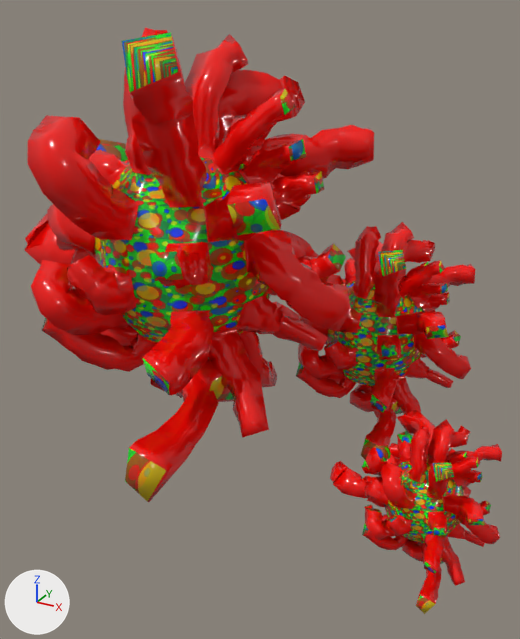
An edit to the glTF model assets/objects/Virus.gltf, drawn before and after from the same camera.
One viewpoint serves both versions: a camera (50 mm lens) standing at (1.008, -1.356, 1.487) and looking at (0.072, 0.346, 0.636). Lighting does not change. The marker at lower left points along +X, +Y and +Z.
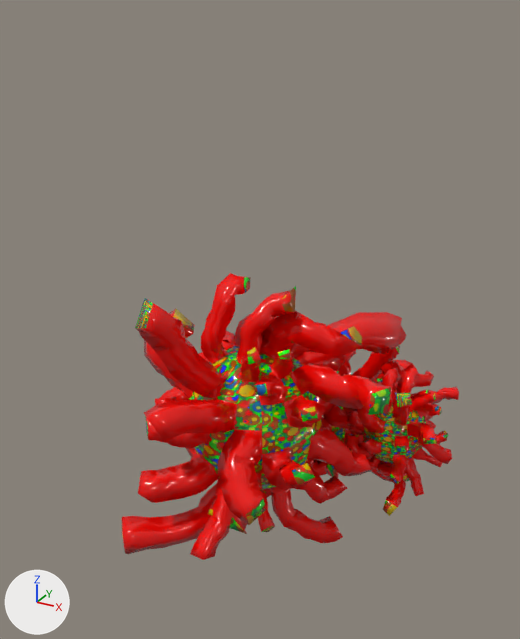
Patch to the scene script:
```diff
--- a/assets/objects/Virus.gltf.py
+++ b/assets/objects/Virus.gltf.py
@@ ob_sphere @@
 ob_sphere = bpy.data.objects.new('Sphere', me_sphere_007)
-ob_sphere.location = (0.708, -0.087, 0.518)
-ob_sphere.rotation_euler = (0.00372, -0.00028, 3.14)  # degrees (0.2, 0, 180)
+ob_sphere.location = (0.533, 0.241, 0.46)
+ob_sphere.rotation_euler = (-0.00412, -0.00762, 3.091)  # degrees (-0.2, -0.4, 177)
 ob_sphere.scale = (0.1, 0.1, 0.1)
@@ ob_sphere_001 @@
 ob_sphere_001 = bpy.data.objects.new('Sphere.001', me_sphere_010)
-ob_sphere_001.location = (0.29, 0.742, 0.487)
-ob_sphere_001.rotation_euler = (0.00372, -0.00028, 3.14)  # degrees (0.2, 0, 180)
-ob_sphere_001.scale = (0.2, 0.2, 0.2)
+ob_sphere_001.location = (0.255, 0.404, 0.35)
+ob_sphere_001.rotation_euler = (0.00372, -0.00028, -1.749)  # degrees (0.2, 0, -100)
+ob_sphere_001.scale = (0.15, 0.15, 0.15)
@@ ob_sphere_002 @@
 ob_sphere_002 = bpy.data.objects.new('Sphere.002', me_sphere_011)
-ob_sphere_002.location = (-0.058, 0.189, 0.88)
-ob_sphere_002.rotation_euler = (0.00372, -0.00028, 3.14)  # degrees (0.2, 0, 180)
-ob_sphere_002.scale = (0.3, 0.3, 0.3)
+ob_sphere_002.location = (0.247, 0.001, 0.543)
+ob_sphere_002.rotation_euler = (0.00372, -0.00028, 2.183)  # degrees (0.2, 0, 125)
+ob_sphere_002.scale = (0.2, 0.2, 0.2)
```

Where the change shows, as pixel boxes [x1, y1, x2, y2] in the pictures (520 x 639 px):
'Sphere.002', moved, turned, rescaled: before [25, 28, 374, 502]; after [122, 273, 406, 560]
'Sphere.001', moved, turned, rescaled: before [272, 222, 475, 459]; after [307, 322, 412, 483]
'Sphere', moved, turned: before [330, 410, 502, 614]; after [322, 361, 459, 516]
